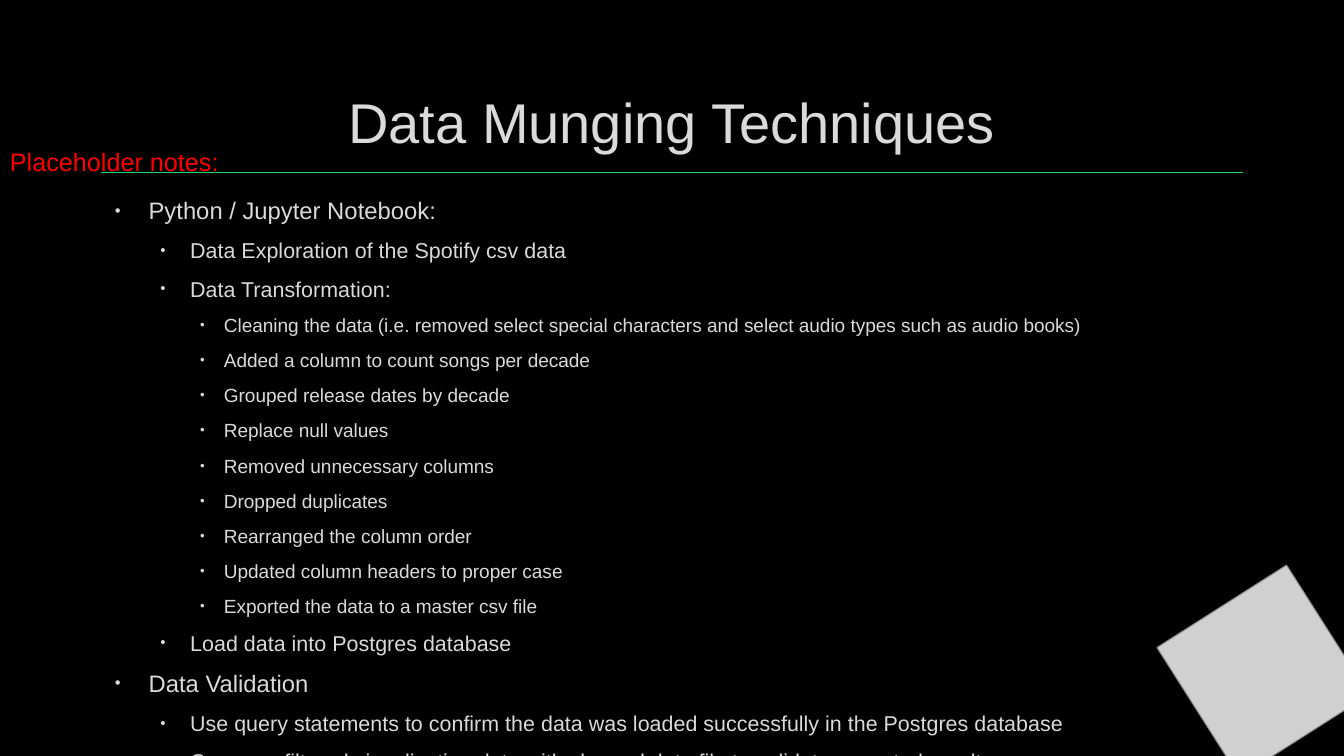
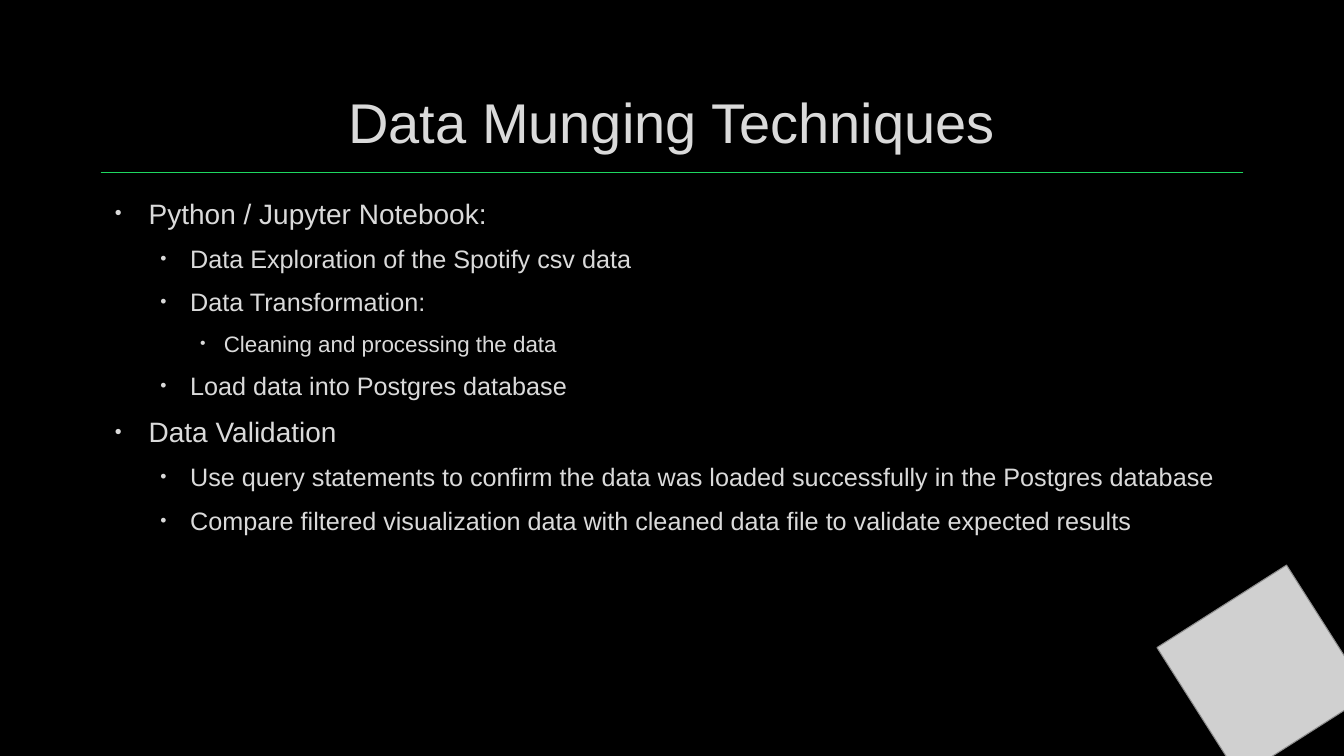
Before and after one commit to coreymcculley/Analysis-of-Spotify-Ratings-Database, a slide deck: slide 3 of Project 2 - Group 4 - Spotify Top Song Presentation.pptx. Drawn at 1344x756 pixels with LibreOffice and Linux fonts; fonts in the diff are those of the drawing; grey boxes stand for pictures; background and template pictures are left out. Boxes give left, top, right and bottom in pixels: in the first picture for what was removed or moved away, otherwise in the second. Text is boxed around its words. In the diff, an @@ line names an element or a change of style, - is before the commit and + after.

Commit message:
revised ppt with the group

```diff
--- a/Project 2 - Group 4 - Spotify Top Song Presentation.pptx
+++ b/Project 2 - Group 4 - Spotify Top Song Presentation.pptx
@@ text removed at (10, 152, 219, 173) @@
-Placeholder notes:
@@ text at (149, 203, 1214, 536): size 17 to 20 pt in "Python / Jupyter Notebook:", "Data Validation"; size 15.3 to 18 pt in "Data Exploration of the Spotify csv data", "Data Transformation:", "Load data into Postgres database", "Use query statements to confirm the data ..." and 1 more places @@
@@ text at (224, 335, 556, 357): text changed; size 13.6 to 16 pt @@
-    • Cleaning the data (i.e. removed select special characters and select audio types such as audio books)
-    • Added a column to count songs per decade
-    • Grouped release dates by decade
-    • Replace null values
-    • Removed unnecessary columns
-    • Dropped duplicates
-    • Rearranged the column order
-    • Updated column headers to proper case
-    • Exported the data to a master csv file
+    • Cleaning and processing the data
```
Also in this commit, not shown: 3 other slides changed, 1 slide added.
